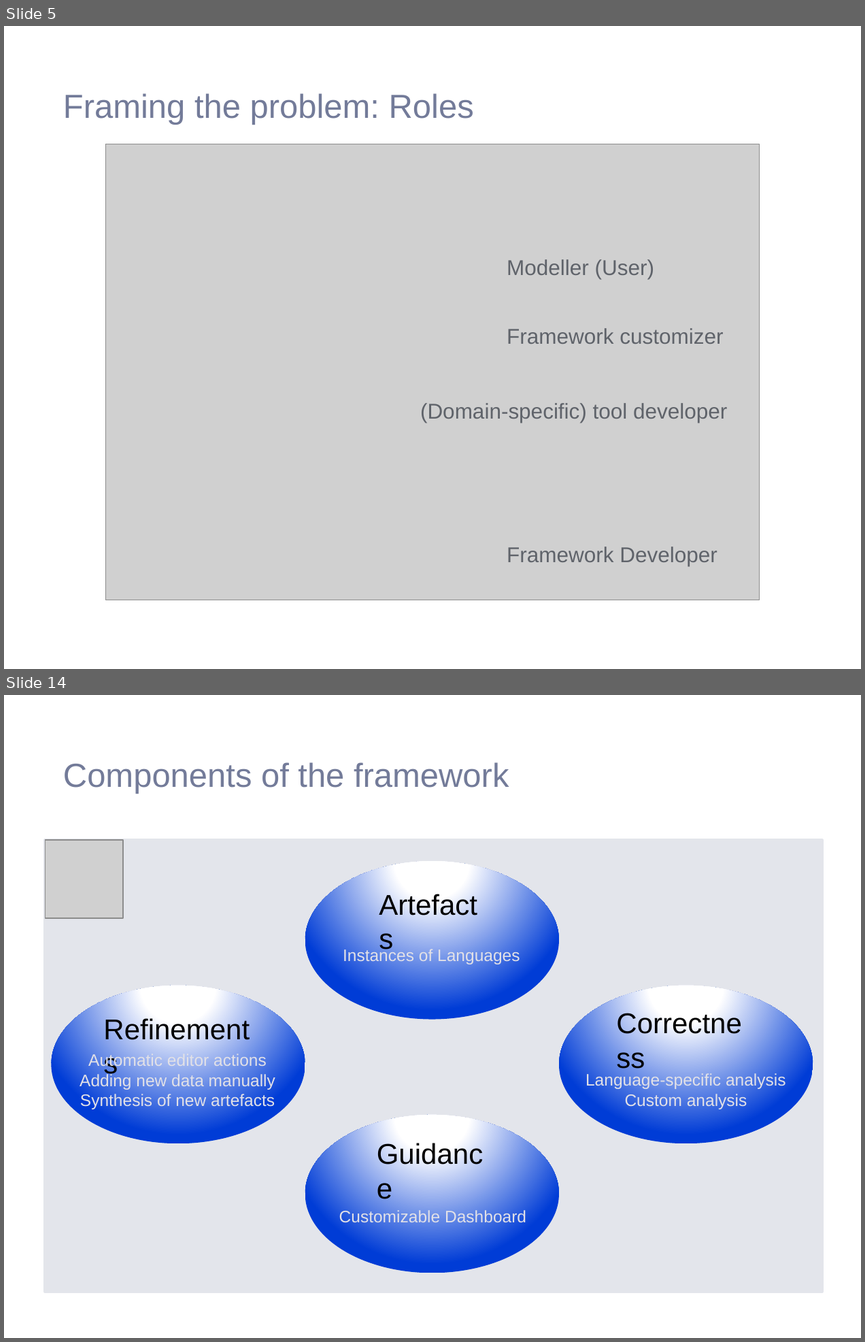
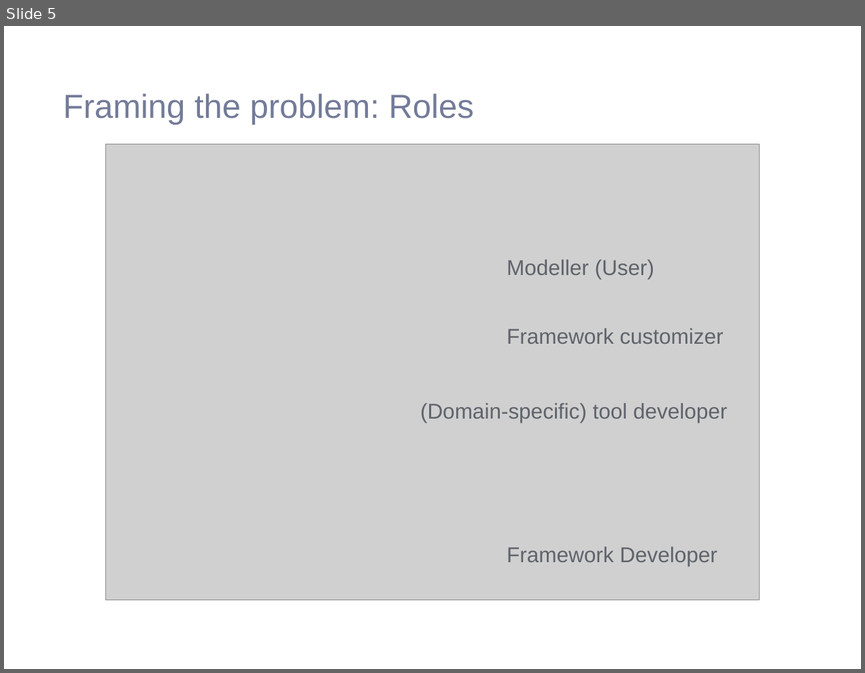
Before and after one commit to saadbinabid1/FlexMDEPaper, a slide deck: presentation/FlexMDE.pptx. Shown one above the other, each under a label of ours: slides 5 and 14 before the commit, slide 5 after it; the slides between them are not shown. The pictures are 865x1342 and 865x673 pixels, drawn with LibreOffice and Linux fonts; fonts in the diff are those of the drawing; grey boxes stand for pictures; background and template pictures are left out. Boxes give left, top, right and bottom in pixels: in the first picture for what was removed or moved away, otherwise in the second. Text is boxed around its words. In the diff, an @@ line names an element or a change of style, - is before the commit and + after.

```diff
--- a/presentation/FlexMDE.pptx
+++ b/presentation/FlexMDE.pptx
@@ slide 14 removed at [4,695,861,1338], background #FFFFFF @@
@@ title removed at [63,762,509,794] @@
-Components of the framework
@@ rectangle removed at [45,840,822,1291] @@
@@ picture removed at [45,840,123,918] @@
@@ ellipse removed at [305,861,558,1019] @@
@@ text removed at [371,882,493,925] @@
-Artefacts
@@ text removed at [343,947,519,964] @@
-Instances of Languages
@@ ellipse removed at [51,985,305,1143] @@
@@ ellipse removed at [559,985,813,1143] @@
@@ text removed at [95,1006,259,1049] @@
-Refinements
@@ text removed at [608,1001,764,1044] @@
-Correctness
@@ text removed at [79,1053,275,1109] @@
-Automatic editor actions
-Adding new data manually
-Synthesis of new artefacts
@@ text removed at [585,1072,786,1109] @@
-Language-specific analysis
-Custom analysis
@@ ellipse removed at [305,1115,558,1272] @@
@@ text removed at [368,1131,496,1174] @@
-Guidance
@@ text removed at [339,1208,526,1225] @@
-Customizable Dashboard
```
Also in this commit, not shown: 5 slides changed, 8 slides added, 28 other slides removed, 4 other files.
